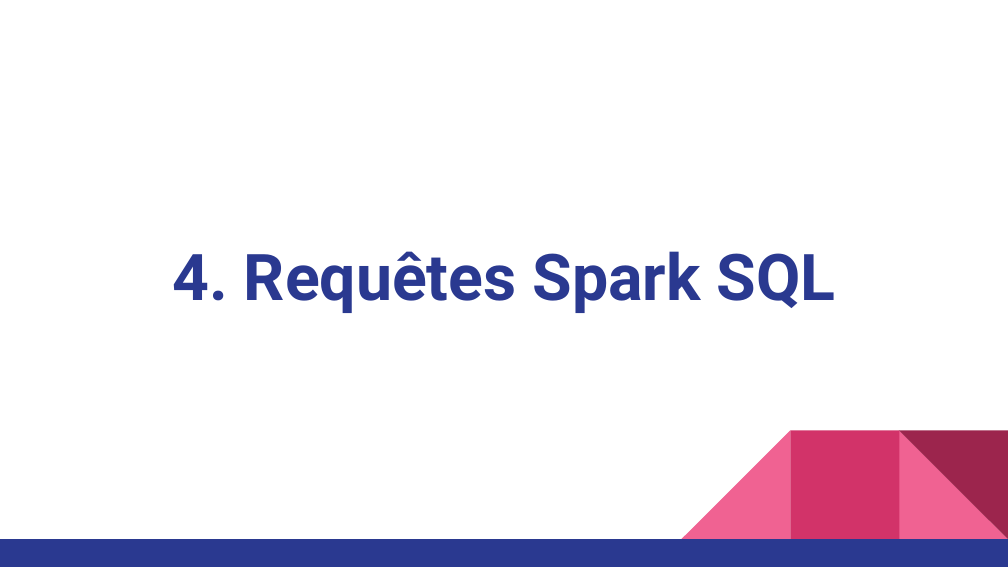
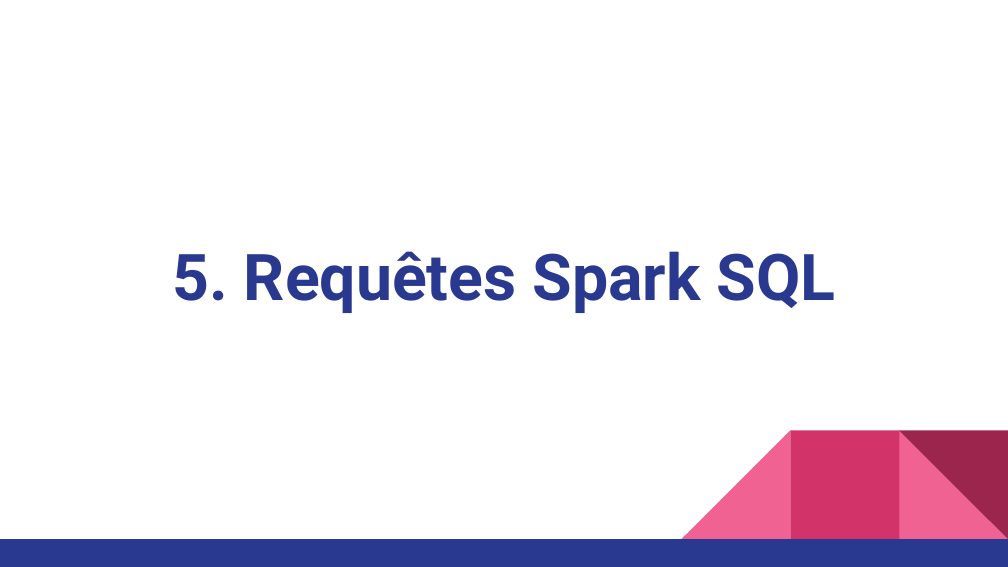
Before and after one commit to carolio7/batch_processing_wikimedia, a slide deck: slide 21 of presentation/presentation_projet4_v02.pptx (slide 18 before the commit). Drawn at 1008x567 pixels with LibreOffice and Linux fonts; fonts in the diff are those of the drawing. Boxes give left, top, right and bottom in pixels: in the first picture for what was removed or moved away, otherwise in the second. Text is boxed around its words. In the diff, an @@ line names an element or a change of style, - is before the commit and + after.

```diff
--- a/presentation/presentation_projet4_v02.pptx
+++ b/presentation/presentation_projet4_v02.pptx
@@ title at (172,251,836,313): text changed @@
-4. Requêtes Spark SQL
+5. Requêtes Spark SQL
```
Also in this commit, not shown: 16 other slides changed, 7 slides added, 4 slides removed, 1 other file.
